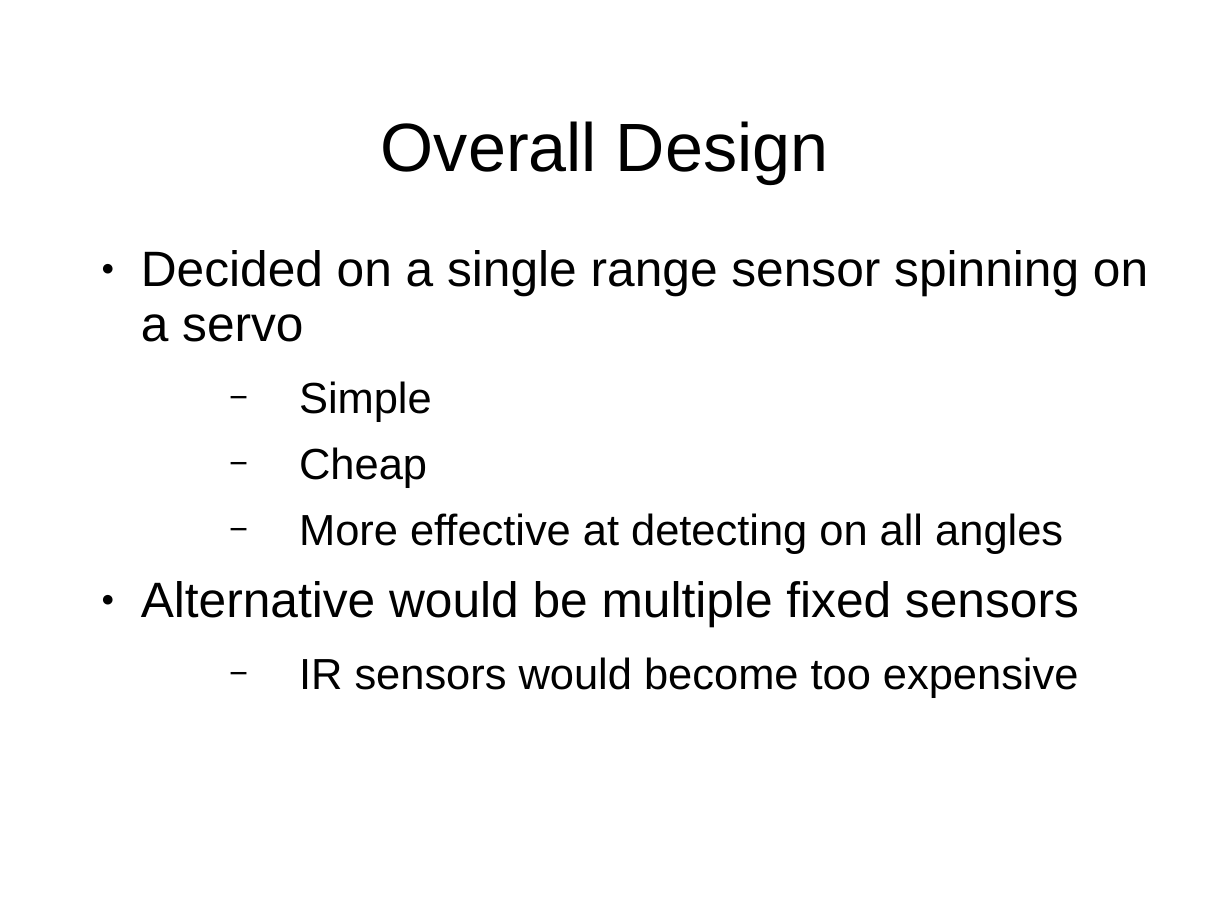
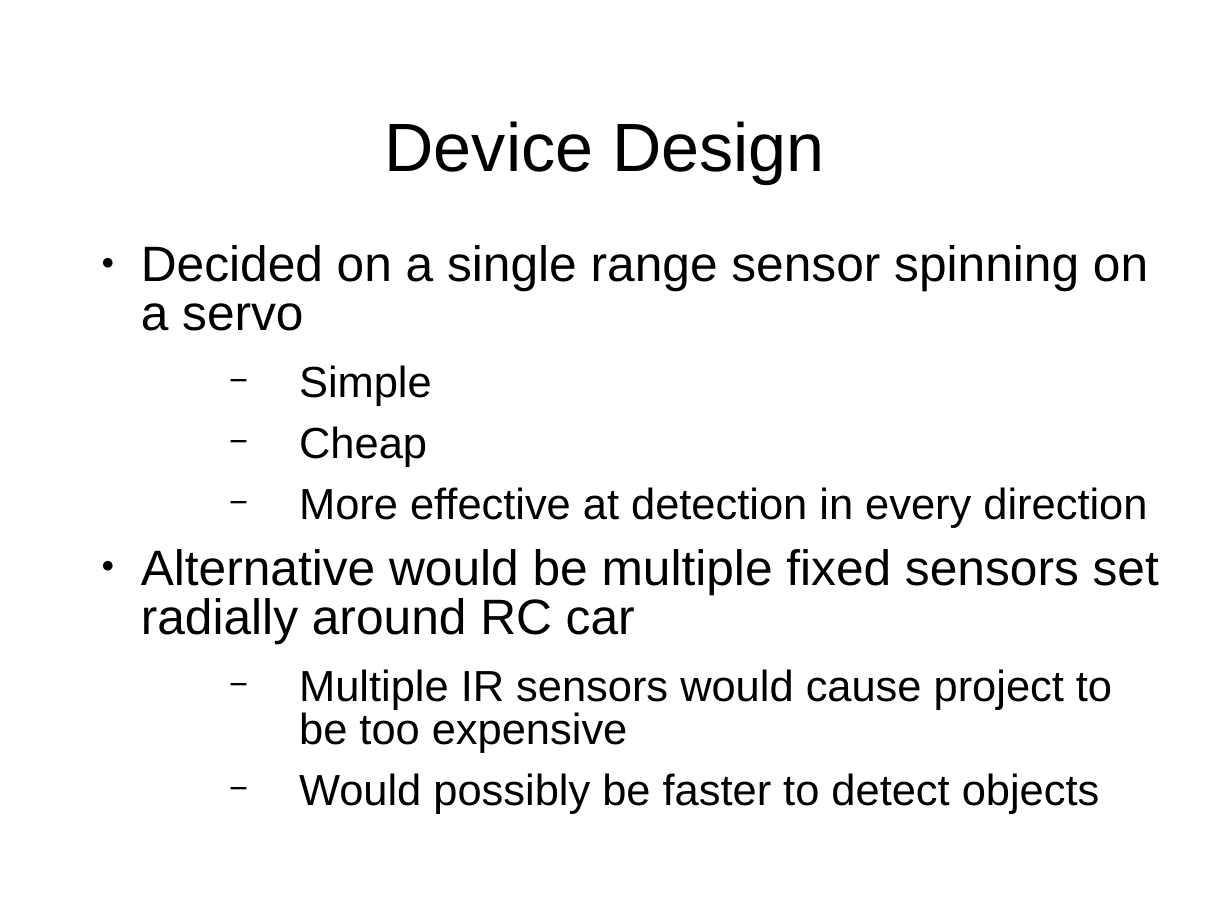
Before and after one commit to RC360Detector/RC360Detector, a slide deck: slide 9 of T08 - Presentation.ppt (slide 8 before the commit). Drawn at 1232x924 pixels with LibreOffice and Linux fonts; fonts in the diff are those of the drawing; background and template pictures are left out. Boxes give left, top, right and bottom in pixels: in the first picture for what was removed or moved away, otherwise in the second. Text is boxed around its words. In the diff, an @@ line names an element or a change of style, - is before the commit and + after.

Commit message:
Updating presentation.

```diff
--- a/T08 - Presentation.ppt
+++ b/T08 - Presentation.ppt
@@ title at [385,121,824,184]: text changed @@
-Overall Design
+Device Design
@@ text at [141,245,1148,467]: line spacing 0.93 to 0.83 @@
@@ text at [141,487,1159,814]: text changed @@
-  − More effective at detecting on all angles
-● Alternative would be multiple fixed sensors
-  − IR sensors would become too expensive
+  − More effective at detection in every direction
+● Alternative would be multiple fixed sensors set radially around RC car
+  − Multiple IR sensors would cause project to be too expensive
+  − Would possibly be faster to detect objects
```
Also in this commit, not shown: 8 other slides changed, 6 slides added, 3 slides removed.
